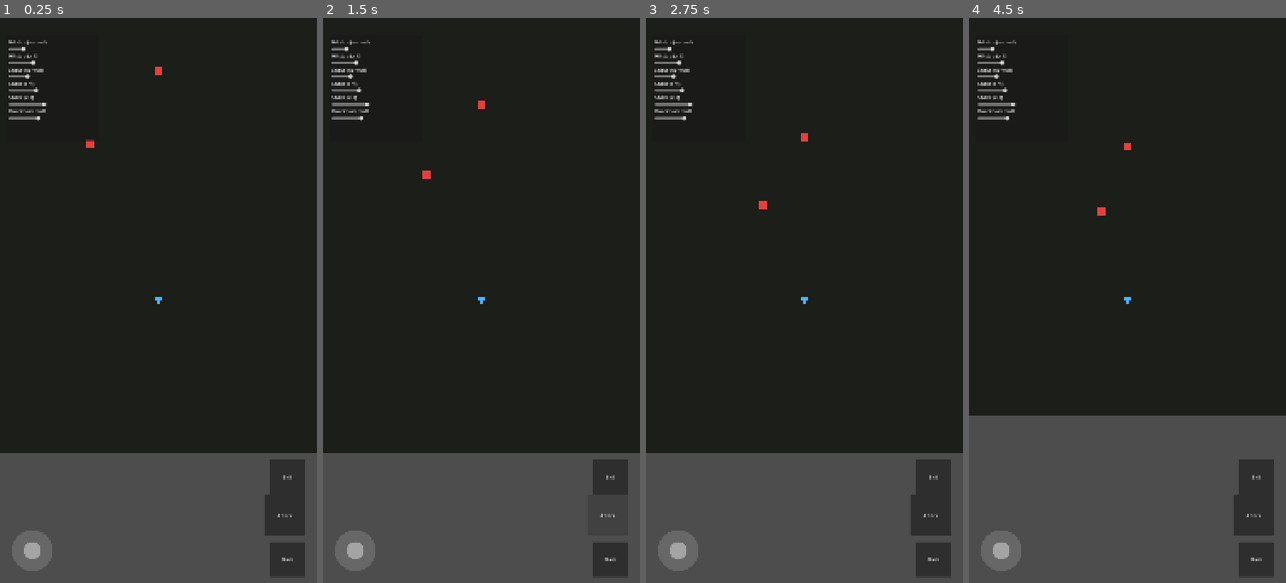
Above: before the commit, frames 1-4 (left to right).
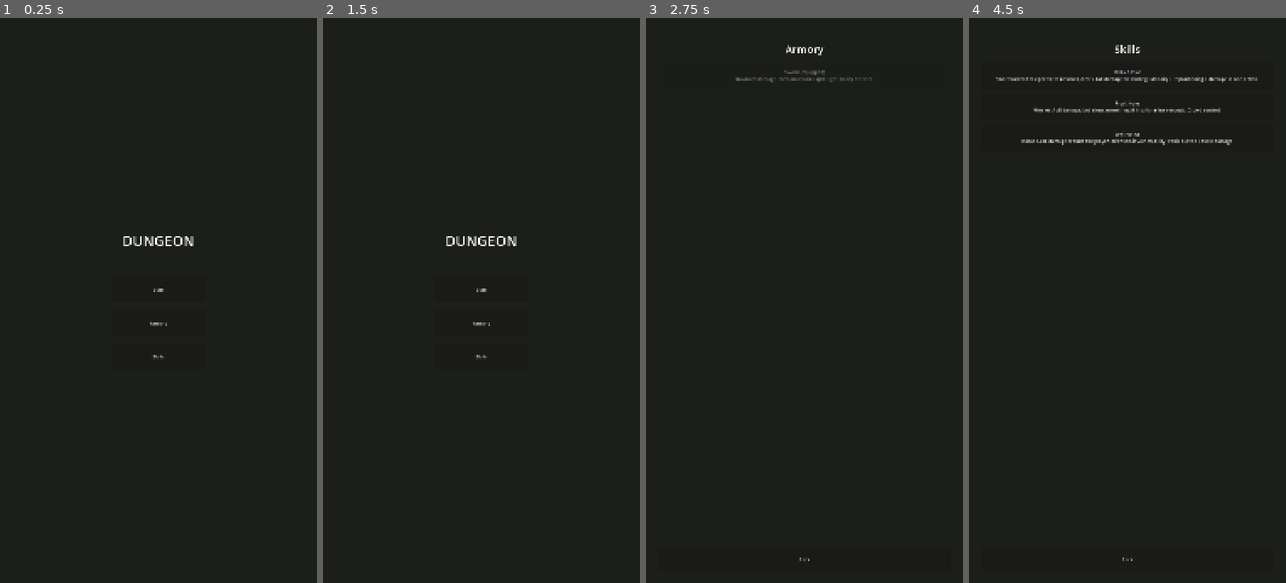
Above: after the commit, the same moments.

Repository: Xylion153/Dungeon
Game: Godot game, scene res://scenes/main/MainMenu.tscn
Same seed, same stepped clock (60 frames per second), same inputs: the game is played once before the commit and once after it. Before the commit the project starts from res://scenes/main/Arena.tscn.
Inputs (mouse positions are in pixels of both pictures, inside the frame that each line leads up to):
- Up to frame 1 (0.25 s): no input
- Up to frame 2 (1.5 s): click (611, 475) at 0.5 s, where only the run before the commit has a clickable "Skill"; click (608, 515) at 1.25 s, where only the run before the commit has a clickable "Attack"
- Up to frame 3 (2.75 s): click (804, 323) at 2 s, where only the run after the commit has a clickable "Armory"
- Up to frame 4 (4.5 s): click (1127, 560) at 2.75 s, where only the run after the commit has a clickable "Back"; click (1257, 560) at 3.5 s, where only the run before the commit has a clickable "Dash"; click (1127, 357) at 4.25 s, where only the run after the commit has a clickable "Skills"

The runs differ from the first frame. In frame 1, 22% of the frame differs, in the area x 0-100%, y 3-100%; in frame 2, 23%; in frame 3, 22%; in frame 4, 29%.

Commit message:
Add PC mouse controls, start menu, and touch layout rework
Mouse-driven combat for desktop testing: left-click attacks, right-click
dashes, and facing/aim decouples from movement to track the cursor once
a mouse is used (real touch devices are unaffected since they never fire
mouse-motion events). WASD movement is unchanged free 360 movement.

Adds a MainMenu -> Armory/Skills flow so weapons and skills can be picked
before a run, backed by a small DataFolder helper that lists whatever
.tres files exist in data/weapons or data/skills -- new content shows up
automatically. Adds the 3 reference SkillData entries (selectable, no
cast behavior yet) and reworks the touch HUD into a diagonal cluster
(big weapon-labeled attack button, dash diagonal from it, skill beside
dash). Also drops a few placeholder obstacles into the test arena so
free movement has terrain to navigate around.

Co-Authored-By: Claude Sonnet 5 <noreply@anthropic.com>

Diff:
--- /dev/null
+++ b/data/skills/blink_strike.tres
@@ -0,0 +1,15 @@
+[gd_resource type="Resource" script_class="SkillData" load_steps=2 format=3]
+
+[ext_resource type="Script" path="res://scripts/data/skill_data.gd" id="1_skill"]
+
+[resource]
+script = ExtResource("1_skill")
+skill_name = "Blink Strike"
+description = "Short forward teleport with i-frames, deals AoE damage on landing. Mobility + repositioning + damage in one action."
+damage = 20.0
+radius = 60.0
+cooldown = 5.0
+self_invulnerable_duration = 0.2
+slow_duration = 0.0
+slow_multiplier = 1.0
+dash_distance = 220.0
--- /dev/null
+++ b/data/skills/frost_nova.tres
@@ -0,0 +1,15 @@
+[gd_resource type="Resource" script_class="SkillData" load_steps=2 format=3]
+
+[ext_resource type="Script" path="res://scripts/data/skill_data.gd" id="1_skill"]
+
+[resource]
+script = ExtResource("1_skill")
+skill_name = "Frost Nova"
+description = "Weaker AoE damage, but slows everything it hits for a few seconds. Crowd control."
+damage = 15.0
+radius = 120.0
+cooldown = 6.0
+self_invulnerable_duration = 0.0
+slow_duration = 3.0
+slow_multiplier = 0.5
+dash_distance = 0.0
--- /dev/null
+++ b/data/skills/whirlwind.tres
@@ -0,0 +1,15 @@
+[gd_resource type="Resource" script_class="SkillData" load_steps=2 format=3]
+
+[ext_resource type="Script" path="res://scripts/data/skill_data.gd" id="1_skill"]
+
+[resource]
+script = ExtResource("1_skill")
+skill_name = "Whirlwind"
+description = "Instant AoE damage around the player, brief self-invulnerability. Panic button / burst damage."
+damage = 25.0
+radius = 100.0
+cooldown = 4.0
+self_invulnerable_duration = 0.3
+slow_duration = 0.0
+slow_multiplier = 1.0
+dash_distance = 0.0
--- a/project.godot
+++ b/project.godot
@@ -11,7 +11,7 @@
 [application]
 
 config/name="Dungeon"
-run/main_scene="res://scenes/main/Arena.tscn"
+run/main_scene="res://scenes/main/MainMenu.tscn"
 config/features=PackedStringArray("4.6", "Mobile")
 
 [autoload]
@@ -25,9 +25,8 @@
 
 window/size/viewport_width=1080
 window/size/viewport_height=1920
+window/stretch/mode="canvas_items"
 window/handheld/orientation="portrait"
-window/stretch/mode="canvas_items"
-window/stretch/aspect="keep"
 
 [physics]
 
--- a/scenes/main/Arena.tscn
+++ b/scenes/main/Arena.tscn
@@ -1,9 +1,10 @@
-[gd_scene load_steps=5 format=3]
+[gd_scene load_steps=6 format=3]
 
 [ext_resource type="PackedScene" path="res://scenes/player/Player.tscn" id="1"]
 [ext_resource type="PackedScene" path="res://scenes/enemies/MeleeChaser.tscn" id="2"]
 [ext_resource type="PackedScene" path="res://scenes/ui/Hud.tscn" id="3"]
 [ext_resource type="PackedScene" path="res://scenes/ui/FeelKnobsPanel.tscn" id="4"]
+[ext_resource type="PackedScene" path="res://scenes/world/Obstacle.tscn" id="5"]
 
 [node name="Arena" type="Node2D"]
 
@@ -21,6 +22,18 @@
 [node name="MeleeChaser2" parent="." instance=ExtResource("2")]
 position = Vector2(300, 850)
 
+[node name="Obstacle" parent="." instance=ExtResource("5")]
+position = Vector2(700, 1050)
+scale = Vector2(1.5, 0.4)
+
+[node name="Obstacle2" parent="." instance=ExtResource("5")]
+position = Vector2(250, 1150)
+scale = Vector2(0.4, 2.0)
+
+[node name="Obstacle3" parent="." instance=ExtResource("5")]
+position = Vector2(780, 750)
+scale = Vector2(1.2, 1.2)
+
 [node name="Hud" parent="." instance=ExtResource("3")]
 
 [node name="FeelKnobsPanel" parent="." instance=ExtResource("4")]
--- /dev/null
+++ b/scenes/main/ArmoryMenu.tscn
@@ -0,0 +1,48 @@
+[gd_scene load_steps=2 format=3]
+
+[ext_resource type="Script" path="res://scripts/ui/armory_menu.gd" id="1"]
+
+[node name="ArmoryMenu" type="Control"]
+layout_mode = 3
+anchors_preset = 15
+anchor_right = 1.0
+anchor_bottom = 1.0
+script = ExtResource("1")
+
+[node name="Background" type="ColorRect" parent="."]
+layout_mode = 1
+anchors_preset = 15
+anchor_right = 1.0
+anchor_bottom = 1.0
+color = Color(0.11, 0.12, 0.1, 1)
+
+[node name="VBoxContainer" type="VBoxContainer" parent="."]
+layout_mode = 1
+anchors_preset = 15
+anchor_right = 1.0
+anchor_bottom = 1.0
+offset_left = 40.0
+offset_top = 80.0
+offset_right = -40.0
+offset_bottom = -40.0
+theme_override_constants/separation = 20
+
+[node name="Title" type="Label" parent="VBoxContainer"]
+layout_mode = 2
+theme_override_font_sizes/font_size = 36
+horizontal_alignment = 1
+text = "Armory"
+
+[node name="ScrollContainer" type="ScrollContainer" parent="VBoxContainer"]
+layout_mode = 2
+size_flags_vertical = 3
+
+[node name="CardList" type="VBoxContainer" parent="VBoxContainer/ScrollContainer"]
+layout_mode = 2
+size_flags_horizontal = 3
+theme_override_constants/separation = 16
+
+[node name="BackButton" type="Button" parent="VBoxContainer"]
+custom_minimum_size = Vector2(0, 80)
+layout_mode = 2
+text = "Back"
--- /dev/null
+++ b/scenes/main/MainMenu.tscn
@@ -0,0 +1,52 @@
+[gd_scene load_steps=2 format=3]
+
+[ext_resource type="Script" path="res://scripts/ui/main_menu.gd" id="1"]
+
+[node name="MainMenu" type="Control"]
+layout_mode = 3
+anchors_preset = 15
+anchor_right = 1.0
+anchor_bottom = 1.0
+script = ExtResource("1")
+
+[node name="Background" type="ColorRect" parent="."]
+layout_mode = 1
+anchors_preset = 15
+anchor_right = 1.0
+anchor_bottom = 1.0
+color = Color(0.11, 0.12, 0.1, 1)
+
+[node name="CenterContainer" type="CenterContainer" parent="."]
+layout_mode = 1
+anchors_preset = 15
+anchor_right = 1.0
+anchor_bottom = 1.0
+
+[node name="VBoxContainer" type="VBoxContainer" parent="CenterContainer"]
+layout_mode = 2
+theme_override_constants/separation = 24
+
+[node name="Title" type="Label" parent="CenterContainer/VBoxContainer"]
+layout_mode = 2
+theme_override_font_sizes/font_size = 48
+horizontal_alignment = 1
+text = "DUNGEON"
+
+[node name="Spacer" type="Control" parent="CenterContainer/VBoxContainer"]
+custom_minimum_size = Vector2(0, 40)
+layout_mode = 2
+
+[node name="StartButton" type="Button" parent="CenterContainer/VBoxContainer"]
+custom_minimum_size = Vector2(320, 90)
+layout_mode = 2
+text = "Start"
+
+[node name="ArmoryButton" type="Button" parent="CenterContainer/VBoxContainer"]
+custom_minimum_size = Vector2(320, 90)
+layout_mode = 2
+text = "Armory"
+
+[node name="SkillsButton" type="Button" parent="CenterContainer/VBoxContainer"]
+custom_minimum_size = Vector2(320, 90)
+layout_mode = 2
+text = "Skills"
--- /dev/null
+++ b/scenes/main/SkillsMenu.tscn
@@ -0,0 +1,48 @@
+[gd_scene load_steps=2 format=3]
+
+[ext_resource type="Script" path="res://scripts/ui/skills_menu.gd" id="1"]
+
+[node name="SkillsMenu" type="Control"]
+layout_mode = 3
+anchors_preset = 15
+anchor_right = 1.0
+anchor_bottom = 1.0
+script = ExtResource("1")
+
+[node name="Background" type="ColorRect" parent="."]
+layout_mode = 1
+anchors_preset = 15
+anchor_right = 1.0
+anchor_bottom = 1.0
+color = Color(0.11, 0.12, 0.1, 1)
+
+[node name="VBoxContainer" type="VBoxContainer" parent="."]
+layout_mode = 1
+anchors_preset = 15
+anchor_right = 1.0
+anchor_bottom = 1.0
+offset_left = 40.0
+offset_top = 80.0
+offset_right = -40.0
+offset_bottom = -40.0
+theme_override_constants/separation = 20
+
+[node name="Title" type="Label" parent="VBoxContainer"]
+layout_mode = 2
+theme_override_font_sizes/font_size = 36
+horizontal_alignment = 1
+text = "Skills"
+
+[node name="ScrollContainer" type="ScrollContainer" parent="VBoxContainer"]
+layout_mode = 2
+size_flags_vertical = 3
+
+[node name="CardList" type="VBoxContainer" parent="VBoxContainer/ScrollContainer"]
+layout_mode = 2
+size_flags_horizontal = 3
+theme_override_constants/separation = 16
+
+[node name="BackButton" type="Button" parent="VBoxContainer"]
+custom_minimum_size = Vector2(0, 80)
+layout_mode = 2
+text = "Back"
--- a/scenes/ui/Hud.tscn
+++ b/scenes/ui/Hud.tscn
@@ -9,21 +9,6 @@
 
 [node name="VirtualJoystick" parent="." instance=ExtResource("2")]
 
-[node name="SkillButton" parent="." instance=ExtResource("3")]
-layout_mode = 1
-anchors_preset = -1
-anchor_left = 1.0
-anchor_top = 1.0
-anchor_right = 1.0
-anchor_bottom = 1.0
-offset_left = -160.0
-offset_top = -420.0
-offset_right = -60.0
-offset_bottom = -320.0
-
-[node name="Button" parent="SkillButton" index="0"]
-text = "Skill"
-
 [node name="AttackButton" parent="." instance=ExtResource("3")]
 layout_mode = 1
 anchors_preset = -1
@@ -31,10 +16,10 @@
 anchor_top = 1.0
 anchor_right = 1.0
 anchor_bottom = 1.0
-offset_left = -180.0
-offset_top = -300.0
+offset_left = -200.0
+offset_top = -200.0
 offset_right = -40.0
-offset_bottom = -160.0
+offset_bottom = -40.0
 disable_while_on_cooldown = false
 
 [node name="Button" parent="AttackButton" index="0"]
@@ -47,10 +32,25 @@
 anchor_top = 1.0
 anchor_right = 1.0
 anchor_bottom = 1.0
-offset_left = -160.0
-offset_top = -140.0
-offset_right = -60.0
-offset_bottom = -40.0
+offset_left = -340.0
+offset_top = -340.0
+offset_right = -230.0
+offset_bottom = -230.0
 
 [node name="Button" parent="DashButton" index="0"]
 text = "Dash"
+
+[node name="SkillButton" parent="." instance=ExtResource("3")]
+layout_mode = 1
+anchors_preset = -1
+anchor_left = 1.0
+anchor_top = 1.0
+anchor_right = 1.0
+anchor_bottom = 1.0
+offset_left = -480.0
+offset_top = -340.0
+offset_right = -370.0
+offset_bottom = -230.0
+
+[node name="Button" parent="SkillButton" index="0"]
+text = "Skill"
--- /dev/null
+++ b/scenes/world/Obstacle.tscn
@@ -0,0 +1,15 @@
+[gd_scene load_steps=2 format=3]
+
+[sub_resource type="RectangleShape2D" id="RectangleShape2D_obstacle"]
+size = Vector2(100, 100)
+
+[node name="Obstacle" type="StaticBody2D"]
+collision_layer = 1
+collision_mask = 0
+
+[node name="Shape" type="Polygon2D" parent="."]
+color = Color(0.35, 0.32, 0.28, 1)
+polygon = PackedVector2Array(-50, -50, 50, -50, 50, 50, -50, 50)
+
+[node name="CollisionShape2D" type="CollisionShape2D" parent="."]
+shape = SubResource("RectangleShape2D_obstacle")
--- /dev/null
+++ b/scripts/data/data_folder.gd
@@ -0,0 +1,26 @@
+class_name DataFolder
+extends RefCounted
+## Scans a res:// folder for .tres resources so menus (Armory, Skills) can
+## list whatever data exists without hardcoding filenames — dropping a new
+## weapon/skill .tres into the folder is enough for it to show up.
+
+static func list_resources(dir_path: String) -> Array:
+	var file_names: Array = []
+	var dir := DirAccess.open(dir_path)
+	if dir == null:
+		return []
+
+	dir.list_dir_begin()
+	var file_name := dir.get_next()
+	while file_name != "":
+		if not dir.current_is_dir() and file_name.ends_with(".tres"):
+			file_names.append(file_name)
+		file_name = dir.get_next()
+	dir.list_dir_end()
+
+	file_names.sort()
+
+	var resources: Array = []
+	for name in file_names:
+		resources.append(load(dir_path.path_join(name)))
+	return resources
--- a/scripts/player/player.gd
+++ b/scripts/player/player.gd
@@ -18,6 +18,11 @@
 var _dash_timer := 0.0
 var _dash_cooldown_timer := 0.0
 var _dash_direction := Vector2.ZERO
+var _aiming_with_mouse := false
+
+func _unhandled_input(event: InputEvent) -> void:
+	if event is InputEventMouseMotion:
+		_aiming_with_mouse = true
 
 func _ready() -> void:
 	super._ready()
@@ -51,6 +56,11 @@
 		velocity = move_vector * stat_sheet.get_stat("move_speed") + consume_knockback(delta)
 		if move_vector != Vector2.ZERO:
 			facing_direction = move_vector
+
+	if _aiming_with_mouse and not _is_dashing:
+		var to_mouse: Vector2 = get_global_mouse_position() - global_position
+		if to_mouse.length() > 4.0:
+			facing_direction = to_mouse.normalized()
 
 	move_and_slide()
 	sprite.rotation = facing_direction.angle() + PI / 2.0
--- a/scripts/player/player_input.gd
+++ b/scripts/player/player_input.gd
@@ -22,11 +22,11 @@
 	if keyboard_vector != Vector2.ZERO:
 		move_vector = keyboard_vector.normalized()
 
-	if Input.is_key_pressed(KEY_J):
+	if Input.is_mouse_button_pressed(MOUSE_BUTTON_LEFT):
 		attack_requested = true
 	if Input.is_key_pressed(KEY_K):
 		skill_requested = true
-	if Input.is_key_pressed(KEY_SPACE):
+	if Input.is_mouse_button_pressed(MOUSE_BUTTON_RIGHT):
 		dash_requested = true
 
 func set_joystick_vector(value: Vector2) -> void:
--- a/scripts/ui/action_button.gd
+++ b/scripts/ui/action_button.gd
@@ -40,5 +40,8 @@
 	_cooldown_duration = max(duration, 0.001)
 	_cooldown_remaining = _cooldown_duration
 
+func set_label(text: String) -> void:
+	button.text = text
+
 func _on_button_pressed() -> void:
 	pressed_action.emit()
--- /dev/null
+++ b/scripts/ui/armory_menu.gd
@@ -0,0 +1,27 @@
+extends Control
+## Lists every WeaponData found in res://data/weapons as a pickable card.
+## Ready for Spear/Gun/Wand later without any changes here — see DataFolder.
+
+@onready var card_list: VBoxContainer = $VBoxContainer/ScrollContainer/CardList
+@onready var back_button: Button = $VBoxContainer/BackButton
+
+func _ready() -> void:
+	back_button.pressed.connect(func(): get_tree().change_scene_to_file("res://scenes/main/MainMenu.tscn"))
+	_populate()
+
+func _populate() -> void:
+	for child in card_list.get_children():
+		child.queue_free()
+
+	for weapon in DataFolder.list_resources("res://data/weapons"):
+		var is_equipped: bool = weapon == GameState.equipped_weapon
+		var button := Button.new()
+		button.custom_minimum_size = Vector2(0, 90)
+		button.text = "%s%s\n%s" % [weapon.weapon_name, " (equipped)" if is_equipped else "", weapon.description]
+		button.disabled = is_equipped
+		button.pressed.connect(_on_weapon_selected.bind(weapon))
+		card_list.add_child(button)
+
+func _on_weapon_selected(weapon: WeaponData) -> void:
+	GameState.equipped_weapon = weapon
+	_populate()
--- a/scripts/ui/hud.gd
+++ b/scripts/ui/hud.gd
@@ -21,6 +21,7 @@
 	attack_button.pressed_action.connect(_player.player_input.request_attack)
 	skill_button.pressed_action.connect(_player.player_input.request_skill)
 	dash_button.pressed_action.connect(_player.player_input.request_dash)
+	attack_button.set_label(GameState.equipped_weapon.weapon_name)
 
 func _on_dash_started(actor: Node) -> void:
 	if actor == _player:
--- /dev/null
+++ b/scripts/ui/main_menu.gd
@@ -0,0 +1,10 @@
+extends Control
+
+@onready var start_button: Button = $CenterContainer/VBoxContainer/StartButton
+@onready var armory_button: Button = $CenterContainer/VBoxContainer/ArmoryButton
+@onready var skills_button: Button = $CenterContainer/VBoxContainer/SkillsButton
+
+func _ready() -> void:
+	start_button.pressed.connect(func(): get_tree().change_scene_to_file("res://scenes/main/Arena.tscn"))
+	armory_button.pressed.connect(func(): get_tree().change_scene_to_file("res://scenes/main/ArmoryMenu.tscn"))
+	skills_button.pressed.connect(func(): get_tree().change_scene_to_file("res://scenes/main/SkillsMenu.tscn"))
--- /dev/null
+++ b/scripts/ui/skills_menu.gd
@@ -0,0 +1,27 @@
+extends Control
+## Lists every SkillData found in res://data/skills as a pickable card.
+## Casting a skill has no gameplay effect yet — this only wires up selection.
+
+@onready var card_list: VBoxContainer = $VBoxContainer/ScrollContainer/CardList
+@onready var back_button: Button = $VBoxContainer/BackButton
+
+func _ready() -> void:
+	back_button.pressed.connect(func(): get_tree().change_scene_to_file("res://scenes/main/MainMenu.tscn"))
+	_populate()
+
+func _populate() -> void:
+	for child in card_list.get_children():
+		child.queue_free()
+
+	for skill in DataFolder.list_resources("res://data/skills"):
+		var is_equipped: bool = skill == GameState.equipped_skill
+		var button := Button.new()
+		button.custom_minimum_size = Vector2(0, 90)
+		button.text = "%s%s\n%s" % [skill.skill_name, " (equipped)" if is_equipped else "", skill.description]
+		button.disabled = is_equipped
+		button.pressed.connect(_on_skill_selected.bind(skill))
+		card_list.add_child(button)
+
+func _on_skill_selected(skill: SkillData) -> void:
+	GameState.equipped_skill = skill
+	_populate()
Not shown, added: scripts/data/data_folder.gd.uid
Not shown, added: scripts/ui/armory_menu.gd.uid
Not shown, added: scripts/ui/main_menu.gd.uid
Not shown, added: scripts/ui/skills_menu.gd.uid
